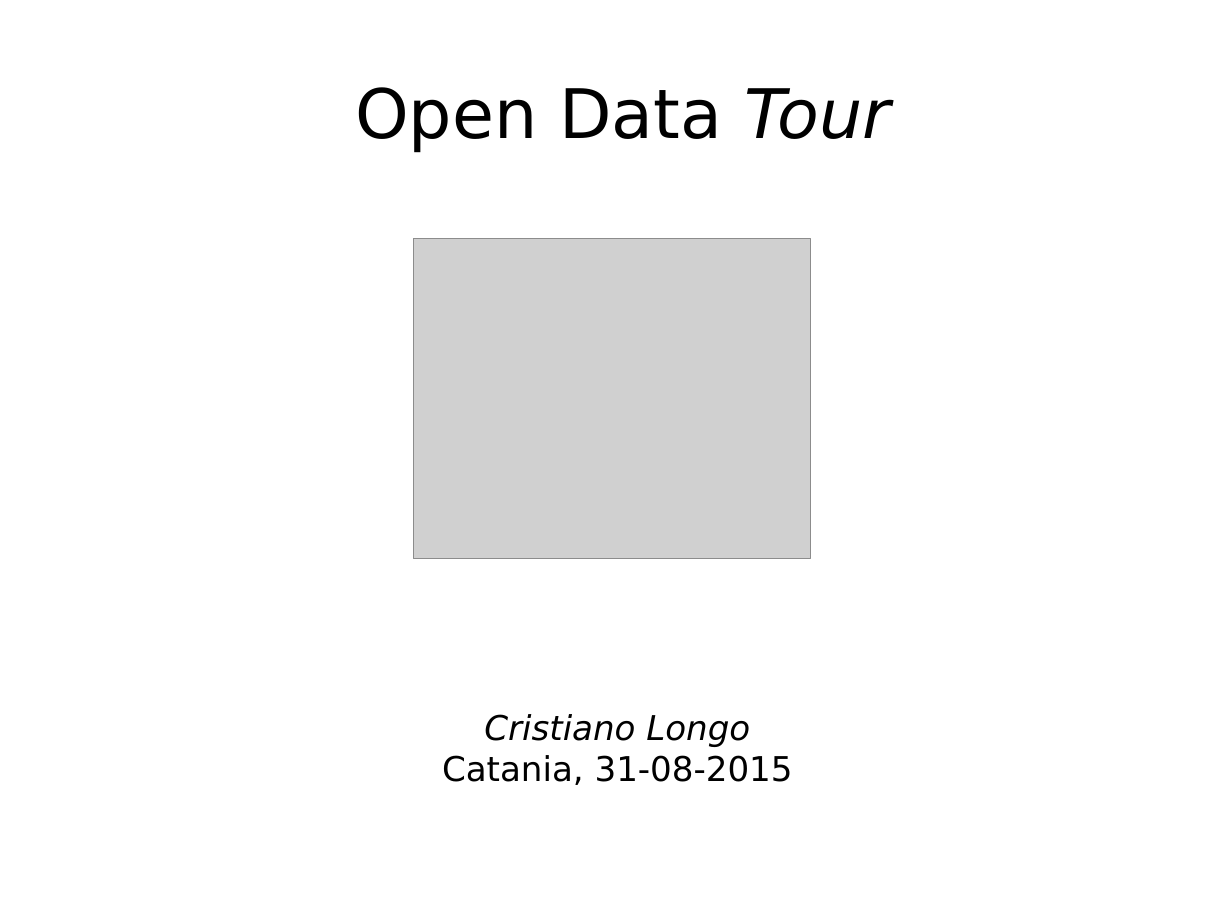
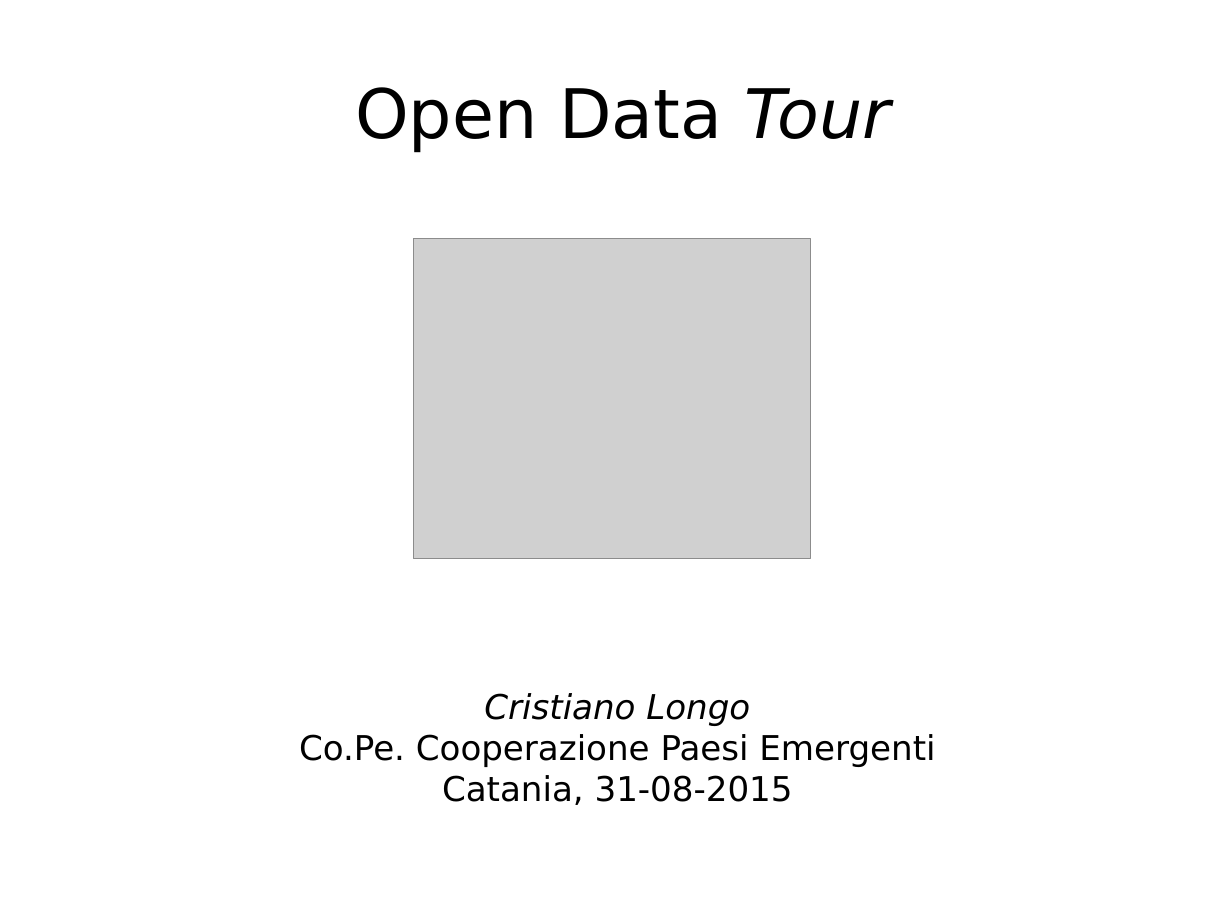
Before and after one commit to opendatahacklab/opendatatour, a slide deck: slide 1 of slides/odt_cope_31082015.odp. Drawn at 1232x924 pixels with LibreOffice and Linux fonts; fonts in the diff are those of the drawing; grey boxes stand for pictures. Boxes give left, top, right and bottom in pixels: in the first picture for what was removed or moved away, otherwise in the second. Text is boxed around its words. In the diff, an @@ line names an element or a change of style, - is before the commit and + after.

```diff
--- a/slides/odt_cope_31082015.odp
+++ b/slides/odt_cope_31082015.odp
@@ title at box(299, 693, 935, 805): text changed @@
-Cristiano Longo
-Catania, 31-08-2015
+Cristiano Longo
+Co.Pe. Cooperazione Paesi Emergenti
+Catania, 31-08-2015
```
Also in this commit, not shown: 11 slides added, 1 slide removed, 2 other files.
